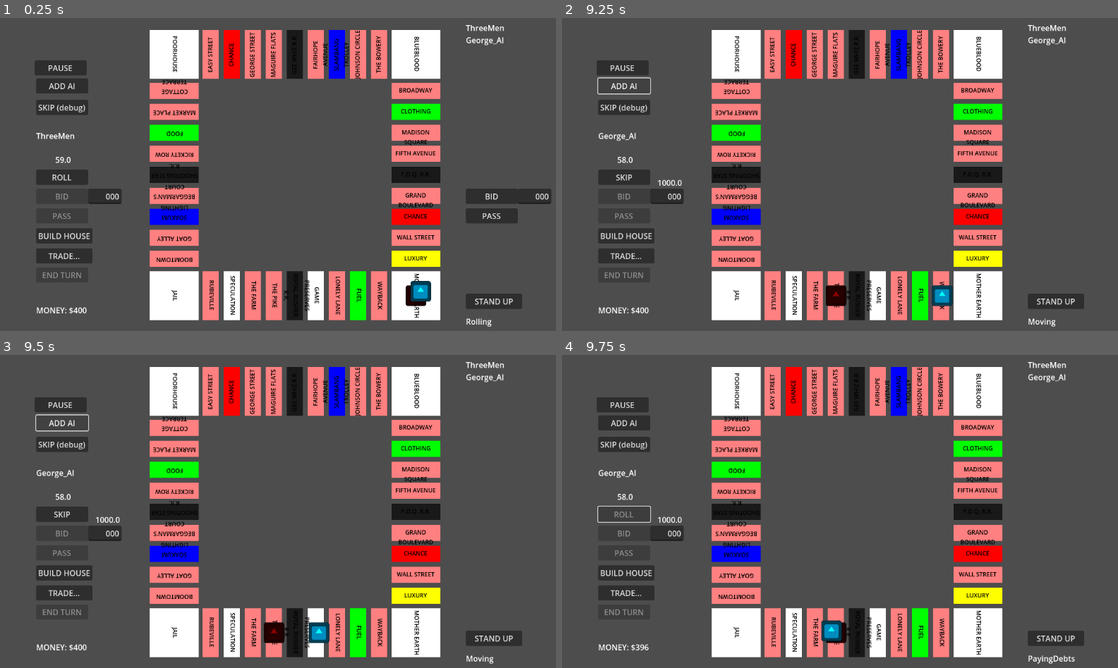
Above: before the commit, frames 1-4 (two rows, left to right).
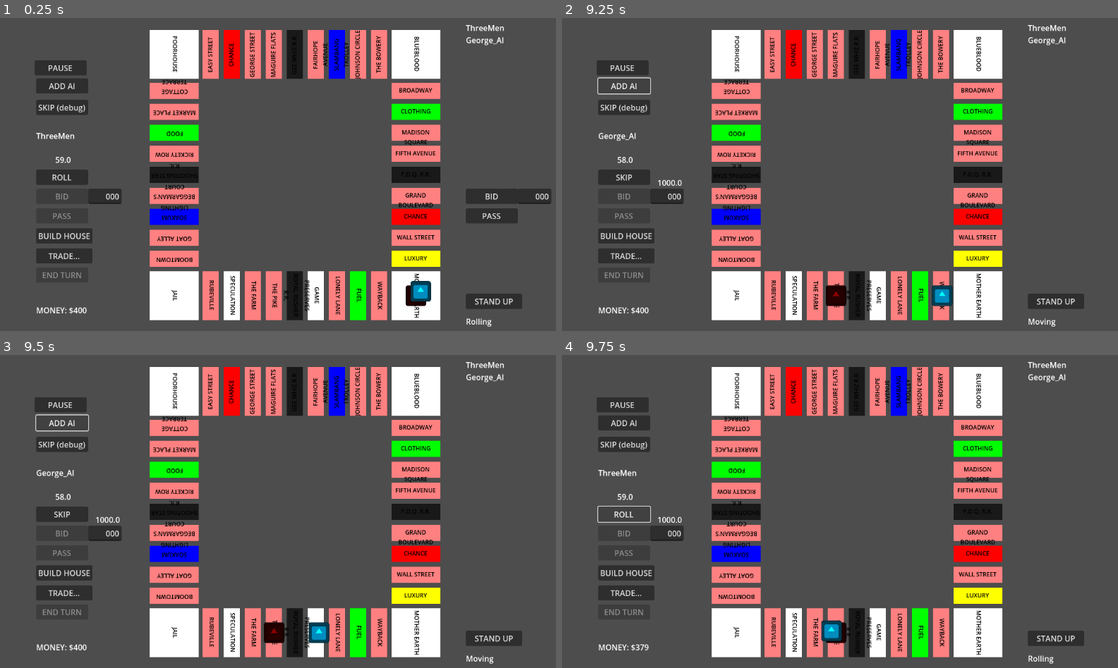
Above: after the commit, the same moments.

Repository: maclark/TheLandlordsGame
Game: Godot game, scene res://Landlord.tscn
Same seed, same stepped clock (60 frames per second), same inputs: the game is played once before the commit and once after it. The engine's default icon, where the game draws it, is replaced by a stand-in: a white triangle on a blue panel in a dark square.
Inputs:
- Up to frame 1 (0.25 s): no input
- Up to frame 2 (9.25 s): click "SKIP (debug)" at 0.5 s; click "SKIP (debug)" at 1.25 s; click "ADD AI" at 2 s; click "STAND UP" at 2.75 s; click "SIT" at 3.5 s; click "ROLL" at 4.25 s; click "BID" at 5 s; click "PASS" at 5.75 s; click "BUILD HOUSE" at 6.5 s; click "TRADE..." at 7.25 s; click "END TURN" at 8 s; click "ADD AI" at 8.75 s
- Up to frame 3 (9.5 s): no input
- Up to frame 4 (9.75 s): click "SKIP" at 9.5 s

Frames 1-3 are identical in both runs. In frame 4, 0.3% of the frame differs, in the area x 6-93%, y 36-99%.
Error before the commit: Invalid access to property or key 'lod' on a base object of type 'Node2D (Square)'. (res://scripts/GameBoard.gd:522)

Commit message:
Fixed typo

Diff:
--- a/scripts/GameBoard.gd
+++ b/scripts/GameBoard.gd
@@ -274,11 +274,6 @@
 		if not paused:
 			simulate_game(delta)
 
-func _input(event):
-	if event is InputEventMouseButton and event.pressed:
-		var mouse_pos = get_viewport().get_mouse_position()
-		print("Mouse position: ", mouse_pos)
-
 func simulate_game(delta: float) -> void:
 	match mode:
 		Mode.Moving:
@@ -519,7 +514,7 @@
 	if tenant.money >= rent:
 		tenant.money -= rent
 		update_money(tenant)
-		if square.lod:
+		if square.lord:
 			update_money(square.lord)
 			square.lord.money += rent
 			print(tenant.nickname + " paid rent $%d(-$%d) to %s" % [tenant.money, rent, square.lord.nickname])
